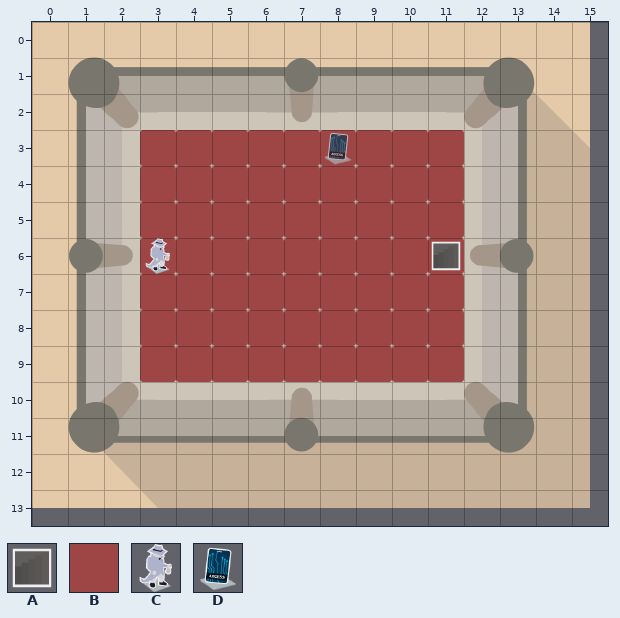
Two versions of a level (Tiled map, src/resources/maps/level-5-floor-1.tmx). That is the earlier state.
Cells are 75x75 px. Shown: x 0..15, y 0..13.
Key: from "tiles": A 1, B 5, C 7, D 9.
_ is an empty cell.
Objects are placed by their top-left corner, in cells (3,4 is the top-left corner of cell 3,4); size is 1x1 cell unless given.
Layers that did not change in this view are not listed.
Layer "Tiles" before, first column x 0:
 0 ________________
 1 ________________
 2 ________________
 3 ___BBBBBBBBB____
 4 ___BBBBBBBBB____
 5 ___BBBBBBBBB____
 6 ___BBBBBBBBB____
 7 ___BBBBBBBBB____
 8 ___BBBBBBBBB____
 9 ___BBBBBBBBB____
10 ________________
11 ________________
12 ________________
13 ________________
Objects on layer "Random Key" before:
D at 8,3
Now the later version:
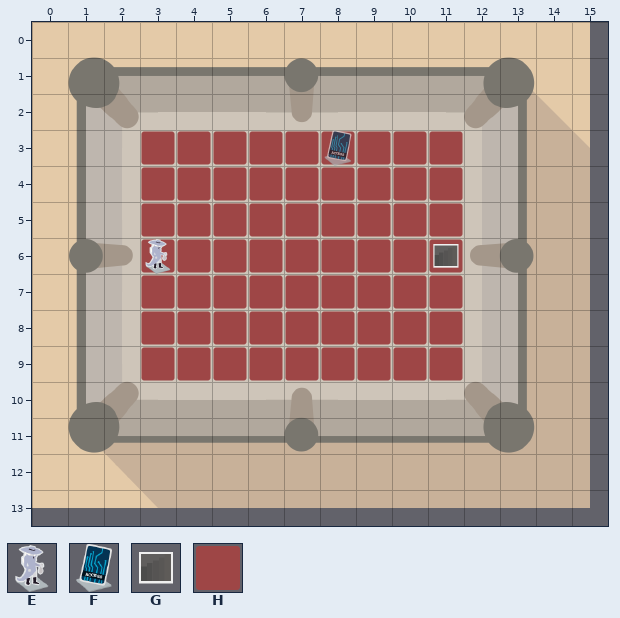
Further tiles: from "assets": E 0 "START", F 11 "KEY", G 15 "EXIT", H 59 "BLANK".
Change:
Changed rows in their new state; . is an unchanged cell.
Layer "Tiles":
first column x 3:
 3 HHHHHHHHH
 4 HHHHHHHHH
 5 HHHHHHHHH
 6 HHHHHHHHH
 7 HHHHHHHHH
 8 HHHHHHHHH
 9 HHHHHHHHH
Layer "Assets":
first column x 3:
 6 E.......G
Layer "Random Key":
added: F "KEY" at 8,3
removed: D at 8,3
Boxes around the changes in both pictures, in picture pixels (x1, y1, x2, y2):
changed: (140, 130, 464, 382)
